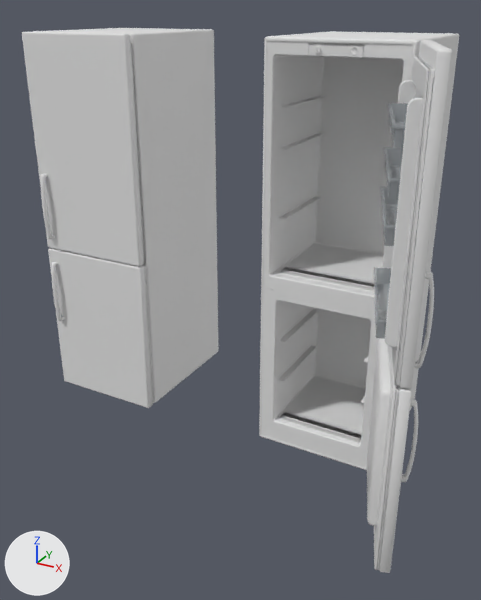
Renders of the glTF model fridge.glb from each side of a commit.
Camera for both pictures: a camera (50 mm lens) standing at (1.07, -3.22, 2.14) and looking at (-0.42, -0.51, 0.79). Lighting does not change. The marker at lower left points along +X, +Y and +Z. The picture after the commit comes second. Where no turn or scale is listed for an object, it has been applied to the vertices.

Objects in the first picture: 'door_refrigerator001_refrigerator_0', 'door_refrigerator002_refrigerator_0', 'door_refrigerator003_refrigerator_0', 'door_refrigerator_glass_0', 'door_refrigerator_refrigerator_0', 'handle_refrigerator000_refrigerator_0', 'handle_refrigerator001_refrigerator_0', 'handle_refrigerator002_refrigerator_0', 'handle_refrigerator003_refrigerator_0', 'refrigerator001_refrigerator_0', 'refrigerator_refrigerator_0'.
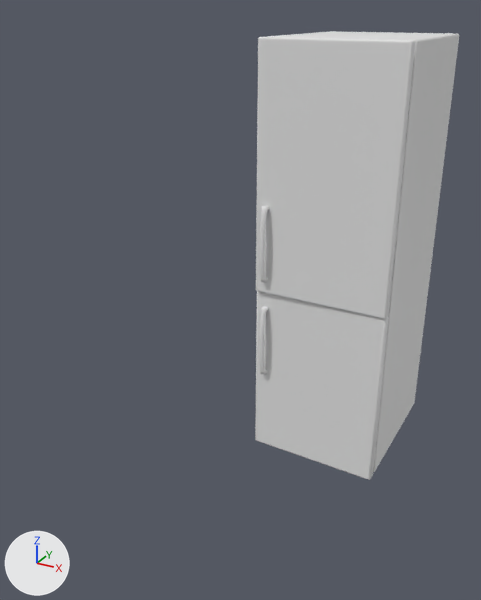
What differs and where, as boxes (x1, y1, x2, y2) in the pictures (481 x 600 px):
'door_refrigerator_refrigerator_0', moved, turned
    before: (383, 40, 452, 389)
    after: (256, 37, 415, 319)
'refrigerator001_refrigerator_0', deleted
    before: (33, 28, 219, 403)
'door_refrigerator001_refrigerator_0', turned
    before: (367, 338, 412, 573)
    after: (255, 291, 389, 480)
'door_refrigerator002_refrigerator_0', deleted
    before: (22, 32, 146, 267)
'door_refrigerator003_refrigerator_0', deleted
    before: (48, 248, 154, 408)
'door_refrigerator_glass_0', deleted
    before: (374, 103, 408, 339)
'handle_refrigerator003_refrigerator_0', deleted
    before: (415, 271, 434, 368)
'handle_refrigerator002_refrigerator_0', deleted
    before: (401, 399, 418, 482)
'handle_refrigerator000_refrigerator_0', deleted
    before: (41, 174, 55, 239)
'handle_refrigerator001_refrigerator_0', deleted
    before: (51, 262, 64, 321)

The change, as a diff of the scene's bpy script:
```diff
--- a/fridge.glb.py
+++ b/fridge.glb.py
@@ ob_door_refrigerator_glass_0 @@
-ob_door_refrigerator_glass_0 = bpy.data.objects.new('door_refrigerator_glass_0', me_mesh_8)
-ob_door_refrigerator_glass_0.location = (0.344, -0.516, 1.433)
@@ ob_door_refrigerator_refrigerator_0 @@
 ob_door_refrigerator_refrigerator_0.parent = ob_door_refrigerator
-ob_door_refrigerator_refrigerator_0.location = (0.0, 0.0, 0.0)
+ob_door_refrigerator_refrigerator_0.location = (-0.00362, 0.0, 0.00271)
+ob_door_refrigerator_refrigerator_0.rotation_euler = (0.0, 1.923, 0.0)  # degrees (0, 110, 0)
@@ ob_handle_refrigerator003_refrigerator_0 @@
-ob_handle_refrigerator003_refrigerator_0 = bpy.data.objects.new('handle_refrigerator003_refrigerator_0', me_mesh_9)
-ob_handle_refrigerator003_refrigerator_0.location = (0.625, -1.049, 1.133)
@@ ob_door_refrigerator001_refrigerator_0 @@
 ob_door_refrigerator001_refrigerator_0.location = (0.0, 0.0, 0.0)
+ob_door_refrigerator001_refrigerator_0.rotation_euler = (0.0, 1.938, 0.0)  # degrees (0, 111, 0)
@@ ob_handle_refrigerator002_refrigerator_0 @@
-ob_handle_refrigerator002_refrigerator_0 = bpy.data.objects.new('handle_refrigerator002_refrigerator_0', me_mesh_11)
-ob_handle_refrigerator002_refrigerator_0.location = (0.626, -1.049, 0.623)
@@ ob_door_refrigerator002_refrigerator_0 @@
-ob_door_refrigerator002_refrigerator_0 = bpy.data.objects.new('door_refrigerator002_refrigerator_0', me_mesh_19)
-ob_door_refrigerator002_refrigerator_0.location = (-0.997, -0.516, 1.433)
@@ ob_handle_refrigerator000_refrigerator_0 @@
-ob_handle_refrigerator000_refrigerator_0 = bpy.data.objects.new('handle_refrigerator000_refrigerator_0', me_mesh_21)
-ob_handle_refrigerator000_refrigerator_0.location = (-1.593, -0.608, 1.133)
@@ ob_door_refrigerator003_refrigerator_0 @@
-ob_door_refrigerator003_refrigerator_0 = bpy.data.objects.new('door_refrigerator003_refrigerator_0', me_mesh_22)
-ob_door_refrigerator003_refrigerator_0.location = (-0.997, -0.516, 0.438)
@@ ob_handle_refrigerator001_refrigerator_0 @@
-ob_handle_refrigerator001_refrigerator_0 = bpy.data.objects.new('handle_refrigerator001_refrigerator_0', me_mesh_23)
-ob_handle_refrigerator001_refrigerator_0.location = (-1.593, -0.608, 0.623)
@@ ob_refrigerator001_refrigerator_0 @@
-ob_refrigerator001_refrigerator_0 = bpy.data.objects.new('refrigerator001_refrigerator_0', me_mesh_12)
-ob_refrigerator001_refrigerator_0.location = (-1.319, -0.144, 0.0)
```
